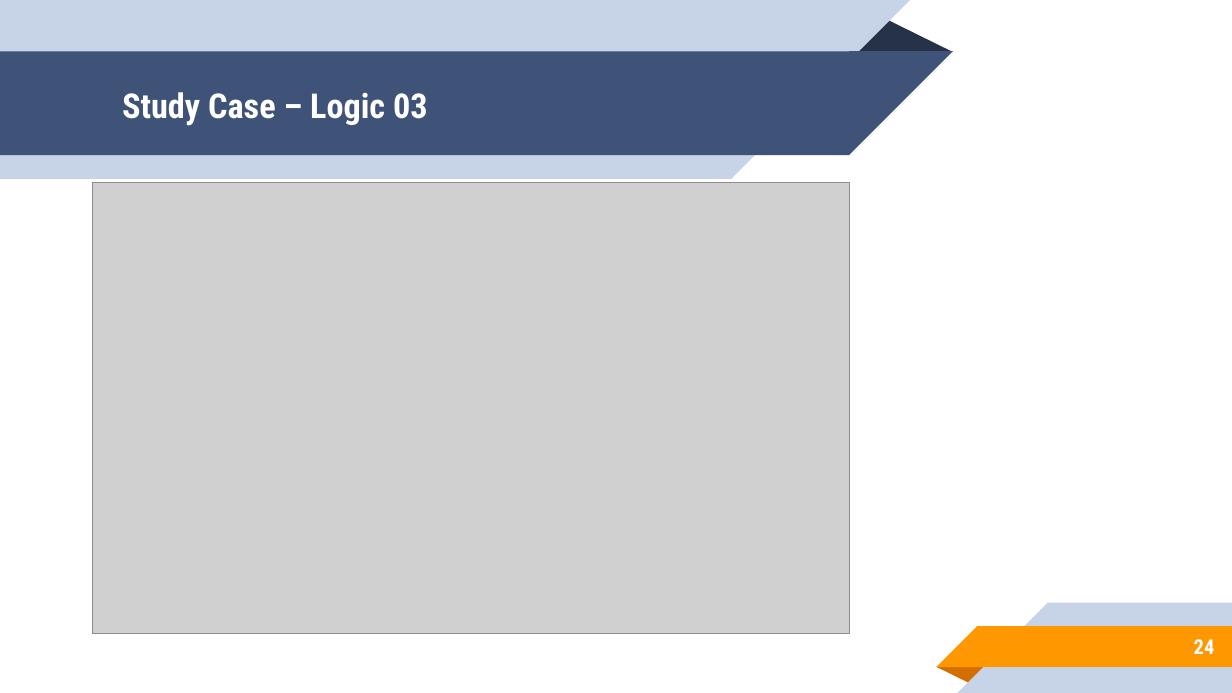
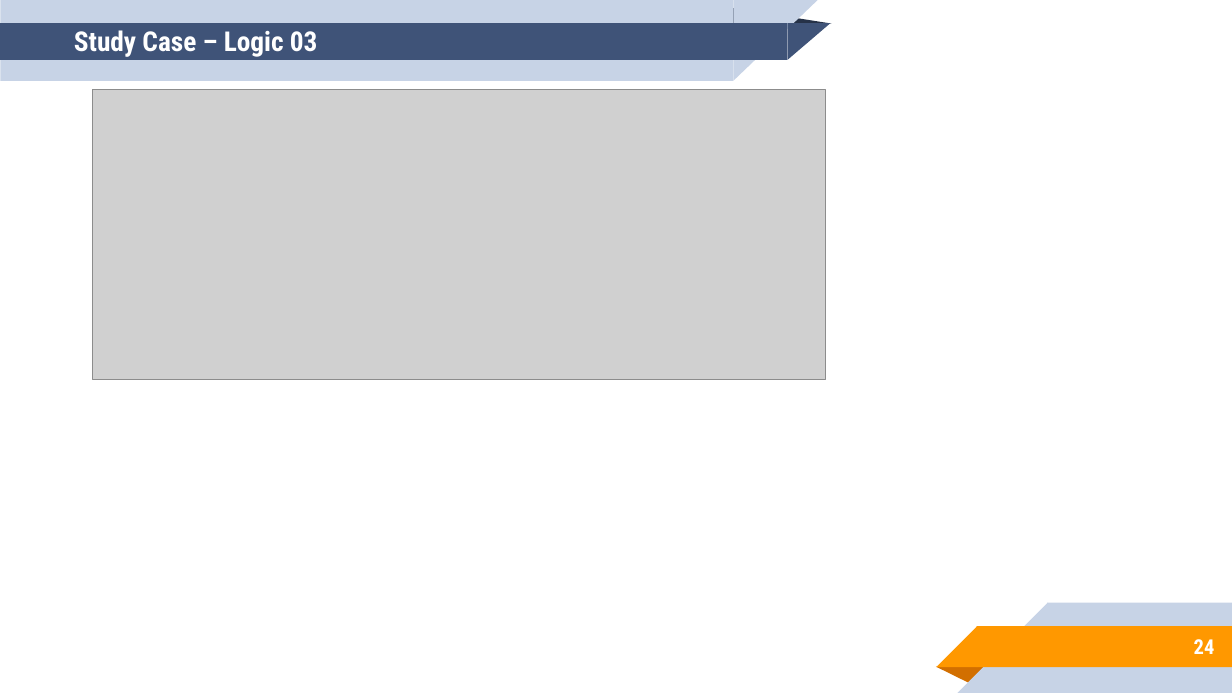
Before and after one commit to aronipurwanto/materi-xa, a slide deck: slide 24 of java/java-logic/Slide-Java-Logic-03.pptx. Drawn at 1232x693 pixels with LibreOffice and Linux fonts; fonts in the diff are those of the drawing; grey boxes stand for pictures. Boxes give left, top, right and bottom in pixels: in the first picture for what was removed or moved away, otherwise in the second. Text is boxed around its words. In the diff, an @@ line names an element or a change of style, - is before the commit and + after.

Commit message:
update logic 03

```diff
--- a/java/java-logic/Slide-Java-Logic-03.pptx
+++ b/java/java-logic/Slide-Java-Logic-03.pptx
@@ rectangle: place and size @@
-rectangle at [0,0,732,179]
+rectangle at [0,0,733,81]
@@ rectangle: place and size @@
-rectangle at [0,52,849,155]
+rectangle at [0,23,788,60]
@@ title "Study Case – Logic 03": place and size @@
-title "Study Case – Logic 03" at [122,92,428,126]
+title "Study Case – Logic 03" at [74,30,318,57]
@@ title "Study Case – Logic 03" at [74,30,318,57]: size 20 to 16 pt @@
@@ triangle: place and size @@
-triangle at [848,17,952,52]
+triangle at [683,7,832,23]
@@ right triangle: place and size @@
-right triangle at [732,0,910,179]
+right triangle at [733,0,818,81]
@@ right triangle: place and size @@
-right triangle at [849,52,952,155]
+right triangle at [787,23,830,60]
@@ picture added at [92,90,825,379] @@
@@ picture removed at [92,182,850,633] @@
```
Also in this commit, not shown: 1 other slide changed, 2 slides removed, 2 other files.
